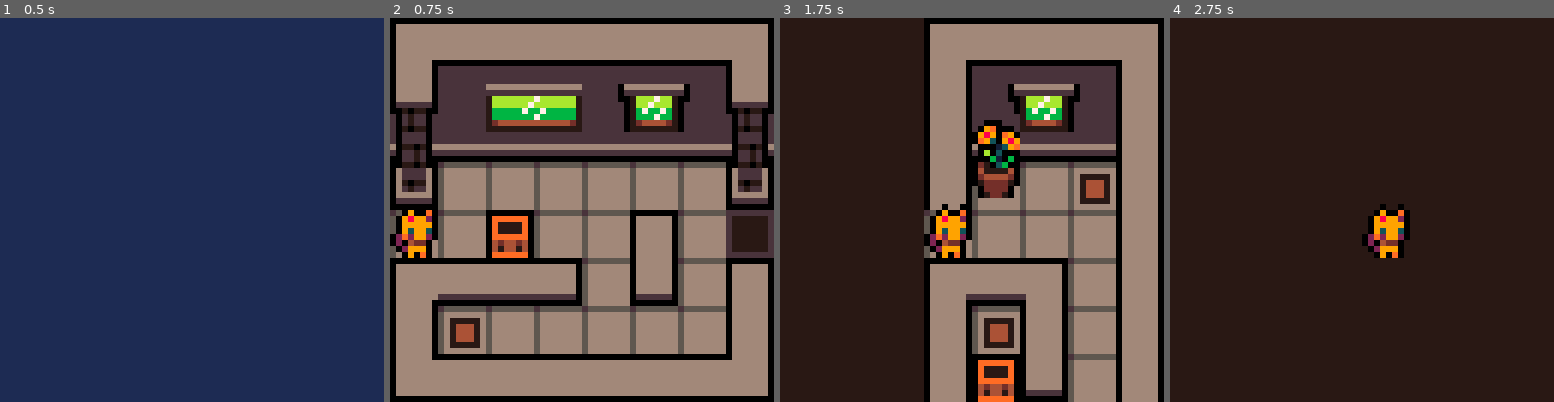
Above: before the commit, frames 1-4 (left to right).
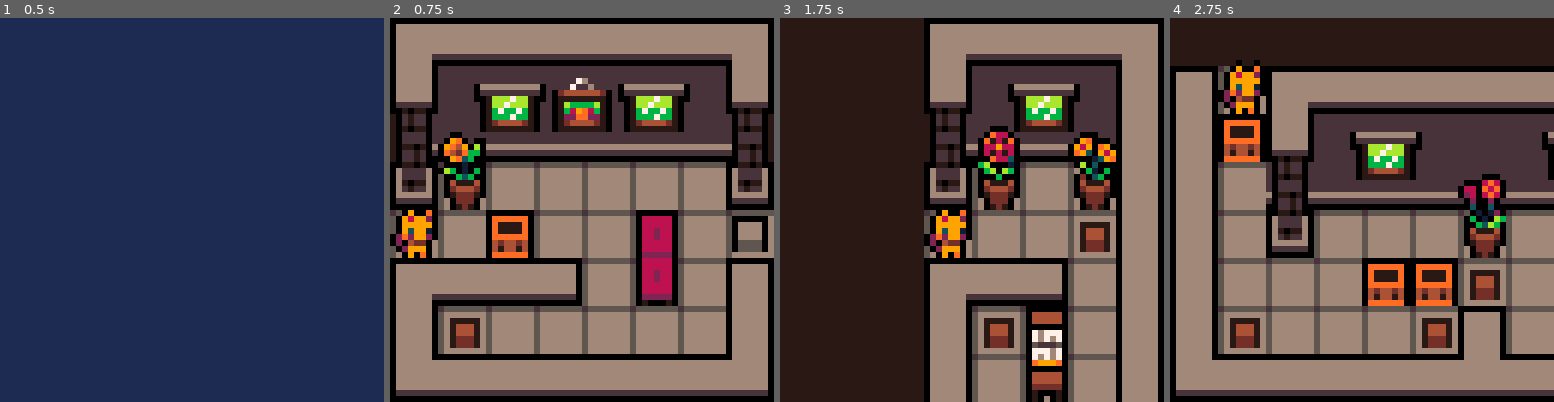
Above: after the commit, the same moments.

Repository: konata-chan404/Kitty-Kondo
Game: PICO-8 cartridge game.p8
The game is run twice, just before and just after one commit, with the same random seed, the same clock (stepped at 60 frames per second) and the same inputs.
Inputs:
- Up to frame 1 (0.5 s): tap X (X key) at 0.33 s
- Up to frame 2 (0.75 s): tap O (Z key) at 0.7 s
- Up to frame 3 (1.75 s): tap X (X key) at 1.07 s; hold Right from 1.6 s (still down); tap O (Z key) at 1.7 s
- Up to frame 4 (2.75 s): tap X (X key) at 1.85 s; release Right at 2.1 s; tap O (Z key) at 2.1, 2.5 s; hold Up 2.15-2.42 s; hold Right from 2.47 s (still down)

Frame 1 is identical in both runs. In frame 2, 12% of the frame differs, in the area x 0-100%, y 9-99%; in frame 3, 12%; in frame 4, 85%, in the area x 0-100%, y 10-100%.

Commit message:
Update game.p8

Diff:
--- a/game.p8
+++ b/game.p8
@@ -101,7 +101,7 @@
 	xpos = 1, -- postion on the x axis (in grid columns!!)
 	ypos = 1, -- postion on the y axis (in grid columns!!)
 
-	sprite = 0, -- sprite of the player (can be changed for animations!)
+	sprite = 1, -- sprite of the player (can be changed for animations!)
 
 	flip = false, -- which way the player is facing (on the x axis)
 
@@ -287,7 +287,7 @@
 	local new_box = {
 		xpos = new_xpos, -- position on the x axis (passed in the "constructor")
 		ypos = new_ypos, -- position on the y axis (passed in the "constructor")
-		sprite = 11, -- sprite of the box (will be changed for different types of boxes)
+		sprite = 17, -- sprite of the box (will be changed for different types of boxes)
 
 		current_tile = current_level.ground_tile, -- estimate the tile that the box sits on (very hacky!!)
 
@@ -551,7 +551,7 @@
 			player_spawn = {xpos=0, ypos=4},
 			end_point = {xpos=6, ypos = 6},
 			ground_tile = 62,
-			palette = {128,0,2,8,132,4,137,9,129,131,139,138,133,5,134,7}
+			palette = {128,0,2,136,132,4,137,9,129,131,139,138,133,5,134,7}
 		},
 
 		--second level
@@ -559,7 +559,7 @@
 			celx_start = 10,
 			cely_start = 0,
 			celx_end = 14,
-			cely_end = 11,
+			cely_end = 12,
 			player_spawn = {xpos=10, ypos=4},
 			end_point = {xpos=6, ypos = 6},
 			ground_tile = 62
@@ -570,21 +570,33 @@
 			celx_start = 0,
 			cely_start = 8,
 			celx_end = 7,
-			cely_end = 15,
-			player_spawn = {xpos=7, ypos=11},
+			cely_end = 17,
+			player_spawn = {xpos=7, ypos=13},
 			end_point = {xpos=22, ypos = 4},
 			ground_tile = 62
 		},
 
 
 		-- fourth level
+		{
+			celx_start = 0,
+			cely_start = 20,
+			celx_end = 10,
+			cely_end = 26,
+			player_spawn = {xpos=1, ypos=20},
+			end_point = {xpos=11, ypos = 241},
+			ground_tile = 62
+		},
+
+
+		-- fifth level
 		{
 			celx_start = 100,
 			cely_start = 100,
 			celx_end = 100,
 			cely_end = 100,
 			player_spawn = {xpos=100, ypos=100},
-			end_point = {xpos=22, ypos = 4},
+			end_point = {xpos=100, ypos = 100},
 			ground_tile = 62
 		}
 	}
@@ -724,38 +736,52 @@
 
 
 
+…(16 lines of a section not shown)…
 __gff__
-0011080101010101110101030101010104000101010101010101010101010101000101010101010101010101010101010001010101010101000101010101000100010100000000000000000000000000000100000000000000000000000000000000000000000000000000000000000000000000000000000000000000000000
+0000000000000001010101010101010104030000000000010101010101010101010000000000000101010101010101010100000000000008010101011101000101010101010000000000000000000000010101010101000000000000000000000101010101010101000000000000000001010001010101010000000000000000
 0000000000000000000000000000000000000000000000000000000000000000000000000000000000000000000000000000000000000000000000000000000000000000000000000000000000000000000000000000000000000000000000000000000000000000000000000000000000000000000000000000000000000000
 __map__
-0d0e0e0e0e0e0e0fc0000d0e0e0e0fc0c0c0c0c0c0c0c0c0c0c0c0c0c0c0c0c0000000000000000000000000000000000000000000000000000000000000000000000000000000000000000000000000000000000000000000000000000000000000000000000000000000000000000000000000000000000000000000000000
-1d1e27280708091fc0001a0708091ac0c0c0c0c0c0c0c0c0c0c0c0c0c0000000000000000000000000000000000000000000000000000000000000000000000000000000000000000000000000000000000000000000000000000000000000000000000000000000000000000000000000000000000000000000000000000000
-2c2e37381718192cc0001a4118191ac0c0c0c0c0c0c0c0c0c0c0c0c0c0c000c0c0c000000000000000000000000000000000000000000000000000000000000000000000000000000000000000000000000000000000000000000000000000000000000000000000000000000000000000000000000000000000000000000000
-3d3e3e3e3e3e3e3dc0001a513e021ac0c0c0c0c0c0c0c0c0c0c0c0c0c0000000000000000000000000000000000000000000000000000000000000000000000000000000000000000000000000000000000000000000000000000000000000000000000000000000000000000000000000000000000000000000000000000000
-3e3e0b3e3e053e0110333e3e3e3e1ac0c0c0c0c0c0c0c030c0c0c0c0c0000000000000000000000000000000000000000000000000000000000000000000000000000000000000000000000000000000000000000000000000000000000000000000000000000000000000000000000000000000000000000000000000000000
-0d3535363e253e0ac0002635243e1ac0c0c0c0c0c0c0c0c0c0c0c0c0c0000000000000000000000000000000000000000000000000000000000000000000000000000000000000000000000000000000000000000000000000000000000000000000000000000000000000000000000000000000000000000000000000000000
-15023e3e3e3e3e1ac0001a021a3e15c0c0c0c0c0c0c0c0c0c0c0c0c0c0000000000000000000000000000000000000000000000000000000000000000000000000000000000000000000000000000000000000000000000000000000000000000000000000000000000000000000000000000000000000000000000000000000
-290e0e0e0e0e0e2bc0001a0b253e15c0c0c0c0c0c0c0c0c0c0c0c0c0c0000000000000000000000000000000000000000000000000000000000000000000000000000000000000000000000000000000000000000000000000000000000000000000000000000000000000000000000000000000000000000000000000000000
-3535063535353524c0001a3e3e0b15c0c0c0c0c0c0c0c0c0c0c0c0c0c0000000000000000000000000000000000000000000000000000000000000000000000000000000000000000000000000000000000000000000000000000000000000000000000000000000000000000000000000000000000000000000000000000000
-c02614023e3e3e15c00025020b3e1ac0c0c0c000000000000000000000000000000000000000000000000000000000000000000000000000000000000000000000000000000000000000000000000000000000000000000000000000000000000000000000000000000000000000000000000000000000000000000000000000
-c0153e0b343535143310013e3e3e15c000000000000000000000000000000000000000000000000000000000000000000000000000000000000000000000000000000000000000000000000000000000000000000000000000000000000000000000000000000000000000000000000000000000000000000000000000000000
-26143e3e3e3e0b3e33003a0e3a0e2bc000000000000000000000000000000000000000000000000000000000000000000000000000000000000000000000000000000000000000000000000000000000000000000000000000000000000000000000000000000000000000000000000000000000000000000000000000000000
-15023e0b0b022635c000c0c0c0c0c00000000000000000000000000000000000000000000000000000000000000000000000000000000000000000000000000000000000000000000000000000000000000000000000000000000000000000000000000000000000000000000000000000000000000000000000000000000000
-1536010f3e2614c0c0c0c0c0c0c0c0c000000000000000000000000000000000000000000000000000000000000000000000000000000000000000000000000000000000000000000000000000000000000000000000000000000000000000000000000000000000000000000000000000000000000000000000000000000000
-153e3e150215c0c0c0c0c0c0c0c0c0c000000000000000000000000000000000000000000000000000000000000000000000000000000000000000000000000000000000000000000000000000000000000000000000000000000000000000000000000000000000000000000000000000000000000000000000000000000000
-2a3e391b3a2bc0c0c0c0c0c0c0c0c0c000000000000000000000000000000000000000000000000000000000000000000000000000000000000000000000000000000000000000000000000000000000000000000000000000000000000000000000000000000000000000000000000000000000000000000000000000000000
-c010c0c0c0c0c0c0c0c0c0c0c0c0c0c000000000000000000000000000000000000000000000000000000000000000000000000000000000000000000000000000000000000000000000000000000000000000000000000000000000000000000000000000000000000000000000000000000000000000000000000000000000
-c0c0c0c0c0c0c0c0c0c0c0c0c0c0c00000000000000000000000000000000000000000000000000000000000000000000000000000000000000000000000000000000000000000000000000000000000000000000000000000000000000000000000000000000000000000000000000000000000000000000000000000000000
-c0c0c0c0c0c0c0c0c0c0c0c0c0c0c00000000000000000000000000000000000000000000000000000000000000000000000000000000000000000000000000000000000000000000000000000000000000000000000000000000000000000000000000000000000000000000000000000000000000000000000000000000000
-c0c0c0c0c0c0c0c0c0c0c0c0c0c0c00000000000000000000000000000000000000000000000000000000000000000000000000000000000000000000000000000000000000000000000000000000000000000000000000000000000000000000000000000000000000000000000000000000000000000000000000000000000
-c0c0c0c0c0c0c0c0c0c0c0c0c0c0c00000000000000000000000000000000000000000000000000000000000000000000000000000000000000000000000000000000000000000000000000000000000000000000000000000000000000000000000000000000000000000000000000000000000000000000000000000000000
-c0c0c0c0c0c0c0c0c0c0c0c0c0c0c00000000000000000000000000000000000000000000000000000000000000000000000000000000000000000000000000000000000000000000000000000000000000000000000000000000000000000000000000000000000000000000000000000000000000000000000000000000000
-c00000000000000000000000c0c000c000000000000000000000000000000000000000000000000000000000000000000000000000000000000000000000000000000000000000000000000000000000000000000000000000000000000000000000000000000000000000000000000000000000000000000000000000000000
-000000000000000000000000c0c0c000c0c00000000000000000000000000000000000000000000000000000000000000000000000000000000000000000000000000000000000000000000000000000000000000000000000000000000000000000000000000000000000000000000000000000000000000000000000000000
-000000000000000000000000c0c0c0c000000000000000000000000000000000000000000000000000000000000000000000000000000000000000000000000000000000000000000000000000000000000000000000000000000000000000000000000000000000000000000000000000000000000000000000000000000000
-0000000000000000000000c0c000000000000000000000000000000000000000000000000000000000000000000000000000000000000000000000000000000000000000000000000000000000000000000000000000000000000000000000000000000000000000000000000000000000000000000000000000000000000000
-000000000000000000c0c0c00000000000000000000000000000000000000000000000000000000000000000000000000000000000000000000000000000000000000000000000000000000000000000000000000000000000000000000000000000000000000000000000000000000000000000000000000000000000000000
-00000000000000c0c0c000000000000000000000000000000000000000000000000000000000000000000000000000000000000000000000000000000000000000000000000000000000000000000000000000000000000000000000000000000000000000000000000000000000000000000000000000000000000000000000
-000000000000c0c0c00000000000000000000000000000000000000000000000000000000000000000000000000000000000000000000000000000000000000000000000000000000000000000000000000000000000000000000000000000000000000000000000000000000000000000000000000000000000000000000000
-
-
+0b0c0c0c0c0c0c0f00000b0c0c0c0f0000000000000000000000000000000000000000000000000000000000000000000000000000000000000000000000000000000000000000000000000000000000000000000000000000000000000000000000000000000000000000000000000000000000000000000000000000000000
+1b6065636465661f00001b606566170000000000000000000000000000000000000000000000000000000000000000000000000000000000000000000000000000000000000000000000000000000000000000000000000000000000000000000000000000000000000000000000000000000000000000000000000000000000
+2b4075737475762f00002b427541170000000000000000000000000000000000000000000000000000000000000000000000000000000000000000000000000000000000000000000000000000000000000000000000000000000000000000000000000000000000000000000000000000000000000000000000000000000000
+3b503e3e3e3e3e3f00003b523e51170000000000000000000000000000000000000000000000000000000000000000000000000000000000000000000000000000000000000000000000000000000000000000000000000000000000000000000000000000000000000000000000000000000000000000000000000000000000
+3e3e113e3e673e3c10203e3e3e37170000000000000000000000000000000000000000000000000000000000000000000000000000000000000000000000000000000000000000000000000000000000000000000000000000000000000000000000000000000000000000000000000000000000000000000000000000000000
+0839393a3e773e0700000b0c3a3e170000000000000000000000000000000000000000000000000000000000000000000000000000000000000000000000000000000000000000000000000000000000000000000000000000000000000000000000000000000000000000000000000000000000000000000000000000000000
+17373e3e3e3e3e1700001737683e170000000000000000000000000000000000000000000000000000000000000000000000000000000000000000000000000000000000000000000000000000000000000000000000000000000000000000000000000000000000000000000000000000000000000000000000000000000000
+280e0e0e0e0e0e2a0000173e783e170000000000000000000000000000000000000000000000000000000000000000000000000000000000000000000000000000000000000000000000000000000000000000000000000000000000000000000000000000000000000000000000000000000000000000000000000000000000
+0b0e0e0e0e0e0e0f000017113e11170000000000000000000000000000000000000000000000000000000000000000000000000000000000000000000000000000000000000000000000000000000000000000000000000000000000000000000000000000000000000000000000000000000000000000000000000000000000
+171e1e1e1e1e1e1f00002737113e170000000000000000000000000000000000000000000000000000000000000000000000000000000000000000000000000000000000000000000000000000000000000000000000000000000000000000000000000000000000000000000000000000000000000000000000000000000000
+172e2e2e2e2e2e2f00103c3e3e3e170000000000000000000000000000000000000000000000000000000000000000000000000000000000000000000000000000000000000000000000000000000000000000000000000000000000000000000000000000000000000000000000000000000000000000000000000000000000
+173030373e3e3e3f0000073e3e3e170000000000000000000000000000000000000000000000000000000000000000000000000000000000000000000000000000000000000000000000000000000000000000000000000000000000000000000000000000000000000000000000000000000000000000000000000000000000
+17303e11303030300000280c0c0c2a0000000000000000000000000000000000000000000000000000000000000000000000000000000000000000000000000000000000000000000000000000000000000000000000000000000000000000000000000000000000000000000000000000000000000000000000000000000000
+17303e3e3e3e113e200000000000000000000000000000000000000000000000000000000000000000000000000000000000000000000000000000000000000000000000000000000000000000000000000000000000000000000000000000000000000000000000000000000000000000000000000000000000000000000000
+17373e1111370b3a000000000000000000000000000000000000000000000000000000000000000000000000000000000000000000000000000000000000000000000000000000000000000000000000000000000000000000000000000000000000000000000000000000000000000000000000000000000000000000000000
+1a3a3c073e0b2a00000000000000000000000000000000000000000000000000000000000000000000000000000000000000000000000000000000000000000000000000000000000000000000000000000000000000000000000000000000000000000000000000000000000000000000000000000000000000000000000000
+173e3e1737170000000000000000000000000000000000000000000000000000000000000000000000000000000000000000000000000000000000000000000000000000000000000000000000000000000000000000000000000000000000000000000000000000000000000000000000000000000000000000000000000000
+273e3809392a0000000000000000000000000000000000000000000000000000000000000000000000000000000000000000000000000000000000000000000000000000000000000000000000000000000000000000000000000000000000000000000000000000000000000000000000000000000000000000000000000000
+0010000000000000000000000000000000000000000000000000000000000000000000000000000000000000000000000000000000000000000000000000000000000000000000000000000000000000000000000000000000000000000000000000000000000000000000000000000000000000000000000000000000000000
+0020000000000000000000000000000000000000000000000000000000000000000000000000000000000000000000000000000000000000000000000000000000000000000000000000000000000000000000000000000000000000000000000000000000000000000000000000000000000000000000000000000000000000
+073e0b0c390c390c0c0c0f000000000000000000000000000000000000000000000000000000000000000000000000000000000000000000000000000000000000000000000000000000000000000000000000000000000000000000000000000000000000000000000000000000000000000000000000000000000000000000
+17111b6065661e6065661f000000000000000000000000000000000000000000000000000000000000000000000000000000000000000000000000000000000000000000000000000000000000000000000000000000000000000000000000000000000000000000000000000000000000000000000000000000000000000000
+173e2d707576437075762f000000000000000000000000000000000000000000000000000000000000000000000000000000000000000000000000000000000000000000000000000000000000000000000000000000000000000000000000000000000000000000000000000000000000000000000000000000000000000000
+173e3b3e3e3e533e3e373f000000000000000000000000000000000000000000000000000000000000000000000000000000000000000000000000000000000000000000000000000000000000000000000000000000000000000000000000000000000000000000000000000000000000000000000000000000000000000000
+173e3e3e1111373e3e113c100000000000000000000000000000000000000000000000000000000000000000000000000000000000000000000000000000000000000000000000000000000000000000000000000000000000000000000000000000000000000000000000000000000000000000000000000000000000000000
+17373e3e3e37073e3e3e07000000000000000000000000000000000000000000000000000000000000000000000000000000000000000000000000000000000000000000000000000000000000000000000000000000000000000000000000000000000000000000000000000000000000000000000000000000000000000000
+280c39393939093939392a000000000000000000000000000000000000000000000000000000000000000000000000000000000000000000000000000000000000000000000000000000000000000000000000000000000000000000000000000000000000000000000000000000000000000000000000000000000000000000
+
+
Not shown, changed: 64 lines of the sprite sheet (__gfx__) section of game.p8
